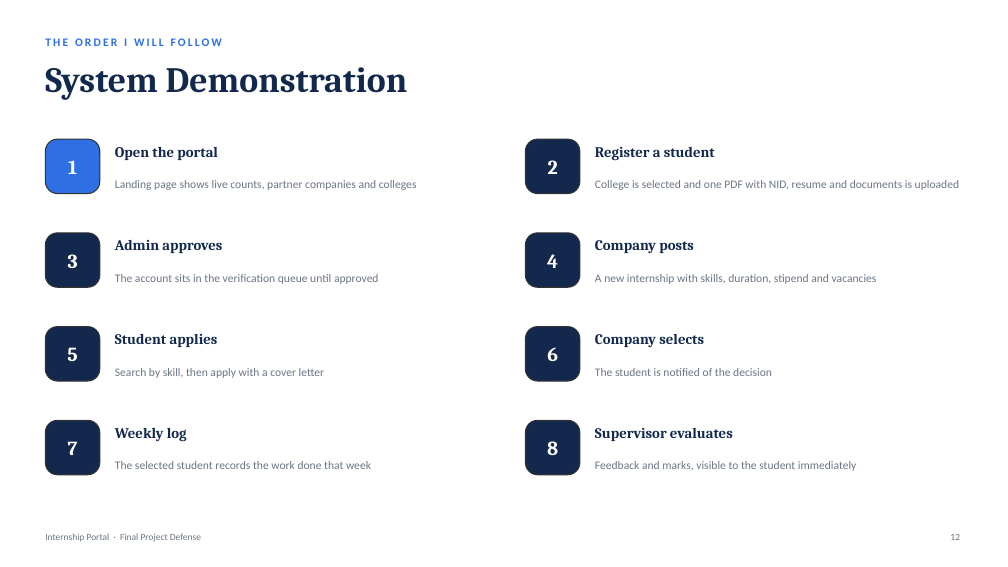
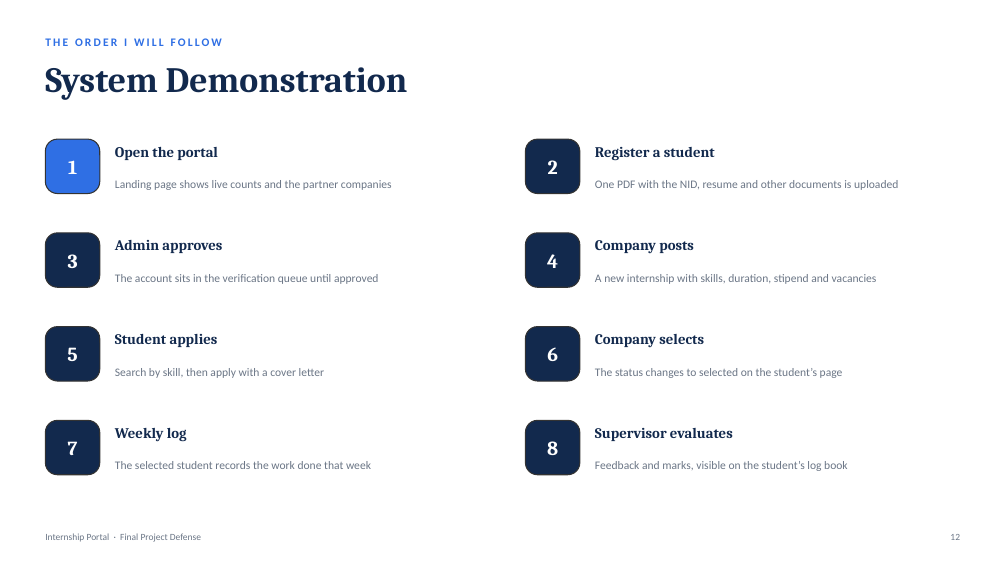
Before and after one commit to RamSinghKarki/Internship_Portal, a slide deck: slide 12 of docs/Final_Defense_Presentation.pptx. Drawn at 1008x567 pixels with LibreOffice and Linux fonts; fonts in the diff are those of the drawing. Boxes give left, top, right and bottom in pixels: in the first picture for what was removed or moved away, otherwise in the second. Text is boxed around its words. In the diff, an @@ line names an element or a change of style, - is before the commit and + after.

```diff
--- a/docs/Final_Defense_Presentation.pptx
+++ b/docs/Final_Defense_Presentation.pptx
@@ text at bbox=[115, 180, 392, 190]: text changed @@
-Landing page shows live counts, partner companies and colleges
+Landing page shows live counts and the partner companies
@@ text at bbox=[595, 180, 898, 190]: text changed @@
-College is selected and one PDF with NID, resume and documents is uploaded
+One PDF with the NID, resume and other documents is uploaded
@@ text at bbox=[595, 368, 843, 378]: text changed @@
-The student is notified of the decision
+The status changes to selected on the student’s page
@@ text at bbox=[595, 461, 848, 471]: text changed @@
-Feedback and marks, visible to the student immediately
+Feedback and marks, visible on the student’s log book
```
Also in this commit, not shown: 8 other slides changed, 43 other files.
